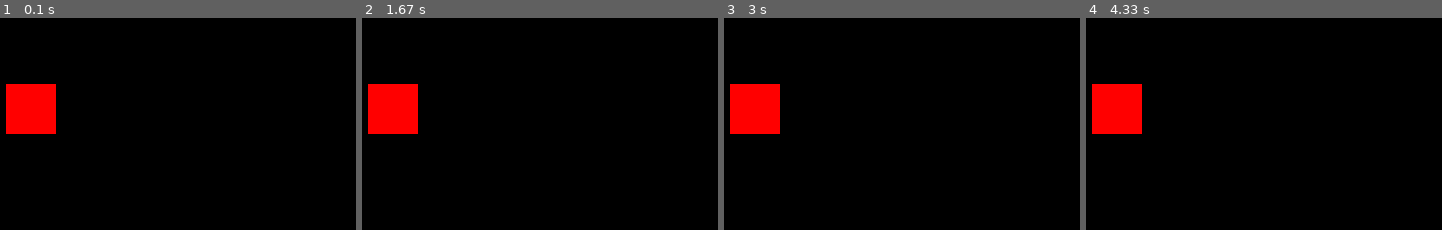
Above: before the commit, frames 1-4 (left to right).
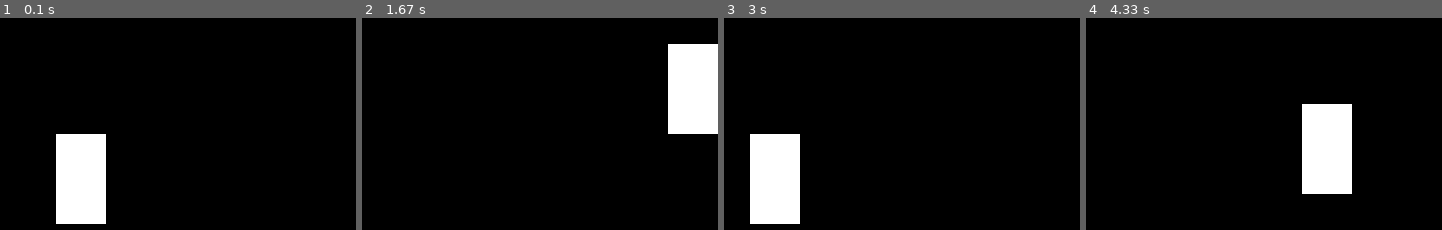
Above: after the commit, the same moments.

Repository: ArxIIdoL/Pygame_Project_Yandex_Luceum
Game: pygame game, started from main.py
Two runs of this game, one before a commit and one after it. Both use one fixed random seed, a clock stepped at 60 frames per second and the inputs below.
Inputs:
- Up to frame 1 (0.1 s): no input
- Up to frame 2 (1.67 s): hold D 0.33-0.8 s; hold W 0.83-1.13 s; hold D 1.17-1.63 s
- Up to frame 3 (3 s): hold A 1.67-2.2 s; hold S 2.23-2.53 s; hold A 2.57-2.97 s
- Up to frame 4 (4.33 s): hold W 3-3.37 s; hold D 3.4-4.03 s; hold S from 4.07 s (still down)

The runs differ from the first frame. In frame 1, 9.3% of the frame differs, in the area x 1-30%, y 31-98%; in frame 2, 9.3%; in frame 3, 9.3%; in frame 4, 9.3%.

Commit message:
Фёдор Реализация перемещения корабля в пределах окна

Diff:
--- a/main.py
+++ b/main.py
@@ -1,17 +1,47 @@
 import pygame
 
-if __name__ == '__main__':
+class Ship:
+    def __init__(self, x, y):
+        self.x = x
+        self.y = y
+        self.width = 50
+        self.height = 90
+
+    def move(self, dx, dy):
+        self.x += dx
+        self.y += dy
+        self.x = max(0, min(self.x, 600 - self.width))
+        self.y = max(0, min(self.y, 900 - self.height))
+
+def main():
     pygame.init()
-    pygame.display.set_caption('')
-    size = width, height = 600, 900
-    screen = pygame.display.set_mode(size)
-    fps, clock, running = 50, pygame.time.Clock(), True
+    screen = pygame.display.set_mode((600, 900))
+    clock = pygame.time.Clock()
+    ship = Ship(300, 800)
+
+    running = True
     while running:
         for event in pygame.event.get():
             if event.type == pygame.QUIT:
                 running = False
-        rect = pygame.Rect(250, 800 - 50, 50, 50)
-        pygame.draw.rect(screen, (255, 0, 0), rect)
+
+        keys = pygame.key.get_pressed()
+        if keys[pygame.K_a]:
+            ship.move(-5, 0)
+        if keys[pygame.K_d]:
+            ship.move(5, 0)
+        if keys[pygame.K_w]:
+            ship.move(0, -5)
+        if keys[pygame.K_s]:
+            ship.move(0, 5)
+
+        screen.fill((0, 0, 0))
+        pygame.draw.rect(screen, (255, 255, 255), (ship.x, ship.y, ship.width, ship.height))
+
         pygame.display.flip()
-        clock.tick(fps)
+        clock.tick(60)
+
     pygame.quit()
+
+if __name__ == "__main__":
+    main()
Not shown, removed: game description
